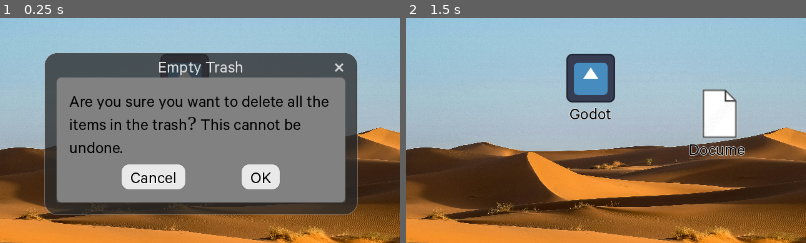
Above: before the commit, frames 1-2 (left to right).
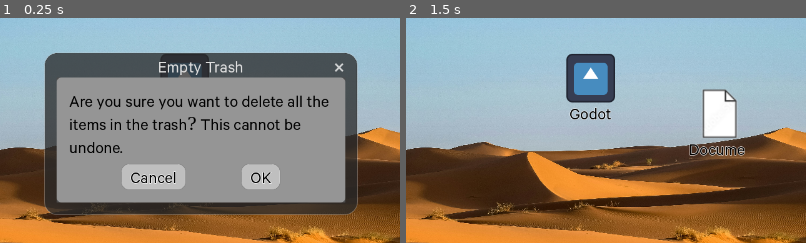
Above: after the commit, the same moments.

Repository: ee0pdt/gwj-78-erase
Game: Godot game, scene res://level/os3.tscn
Two runs of this game, one before a commit and one after it. Both use one fixed random seed, a clock stepped at 60 frames per second and the inputs below. The engine's default icon, where the game draws it, is replaced by a stand-in: a white triangle on a blue panel in a dark square.
Inputs (mouse positions are % of the whole screen's width and height, from its top left):
- Up to frame 1 (0.25 s): no input
- Up to frame 2 (1.5 s): click "OK" at 0.5 s; click (90, 87) at 1.25 s
The pictures show only the part of the screen within x 25-75%, y 23-73%; the shares and areas given below are measured in that part.

The runs differ from the first frame. In frame 1, 2.2% of the frame differs, in the area x 30-70%, y 64-76%; in frame 2, nothing differs.

Commit message:
Better styles

Diff:
--- a/themes/os3.tres
+++ b/themes/os3.tres
@@ -25,7 +25,7 @@
 content_margin_top = 20.0
 content_margin_right = 20.0
 content_margin_bottom = 20.0
-bg_color = Color(0.921569, 0.921569, 0.921569, 0.329412)
+bg_color = Color(0.921569, 0.921569, 0.921569, 0.458824)
 corner_radius_top_left = 8
 corner_radius_top_right = 8
 corner_radius_bottom_right = 8
@@ -54,7 +54,7 @@
 content_margin_top = 4.0
 content_margin_right = 15.0
 content_margin_bottom = 4.0
-bg_color = Color(0.912109, 0.912109, 0.912109, 1)
+bg_color = Color(0.913725, 0.913725, 0.913725, 0.501961)
 border_width_left = 1
 border_width_top = 1
 border_width_right = 1
@@ -151,14 +151,12 @@
 Button/colors/font_outline_color = Color(1, 1, 1, 1)
 Button/colors/font_pressed_color = Color(0, 0, 0, 1)
 Button/constants/outline_size = 3
-Button/fonts/font = ExtResource("1_v40bh")
 Button/styles/disabled = null
 Button/styles/focus = SubResource("StyleBoxEmpty_24pj0")
 Button/styles/hover = SubResource("StyleBoxFlat_87cn0")
 Button/styles/normal = SubResource("StyleBoxFlat_6tcwe")
 Label/colors/font_color = Color(0, 0, 0, 1)
 Label/font_sizes/font_size = 28
-Label/fonts/font = ExtResource("1_v40bh")
 MenuBar/colors/font_color = Color(1, 1, 1, 1)
 MenuBar/font_sizes/font_size = 28
 MenuBar/fonts/font = ExtResource("1_v40bh")
